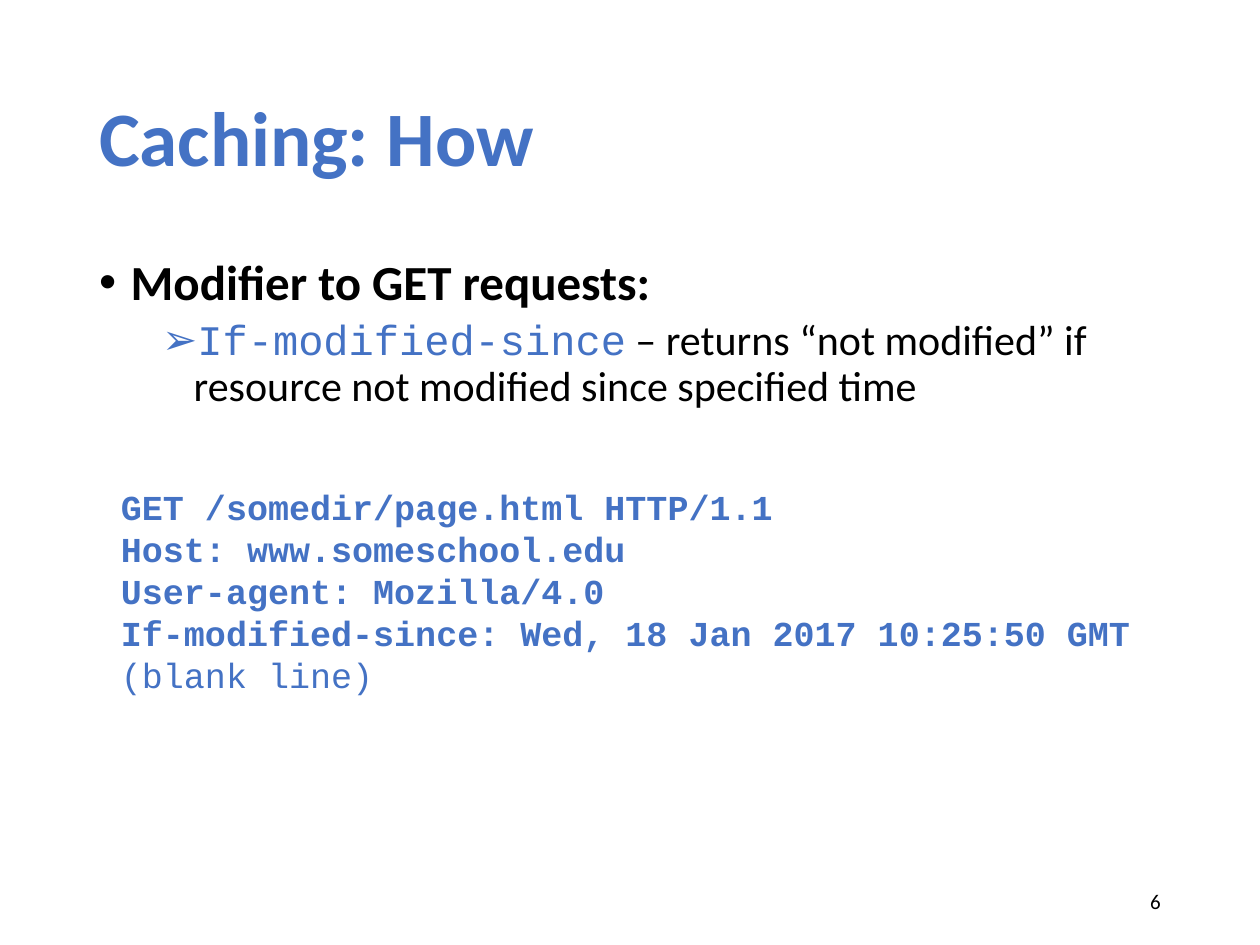
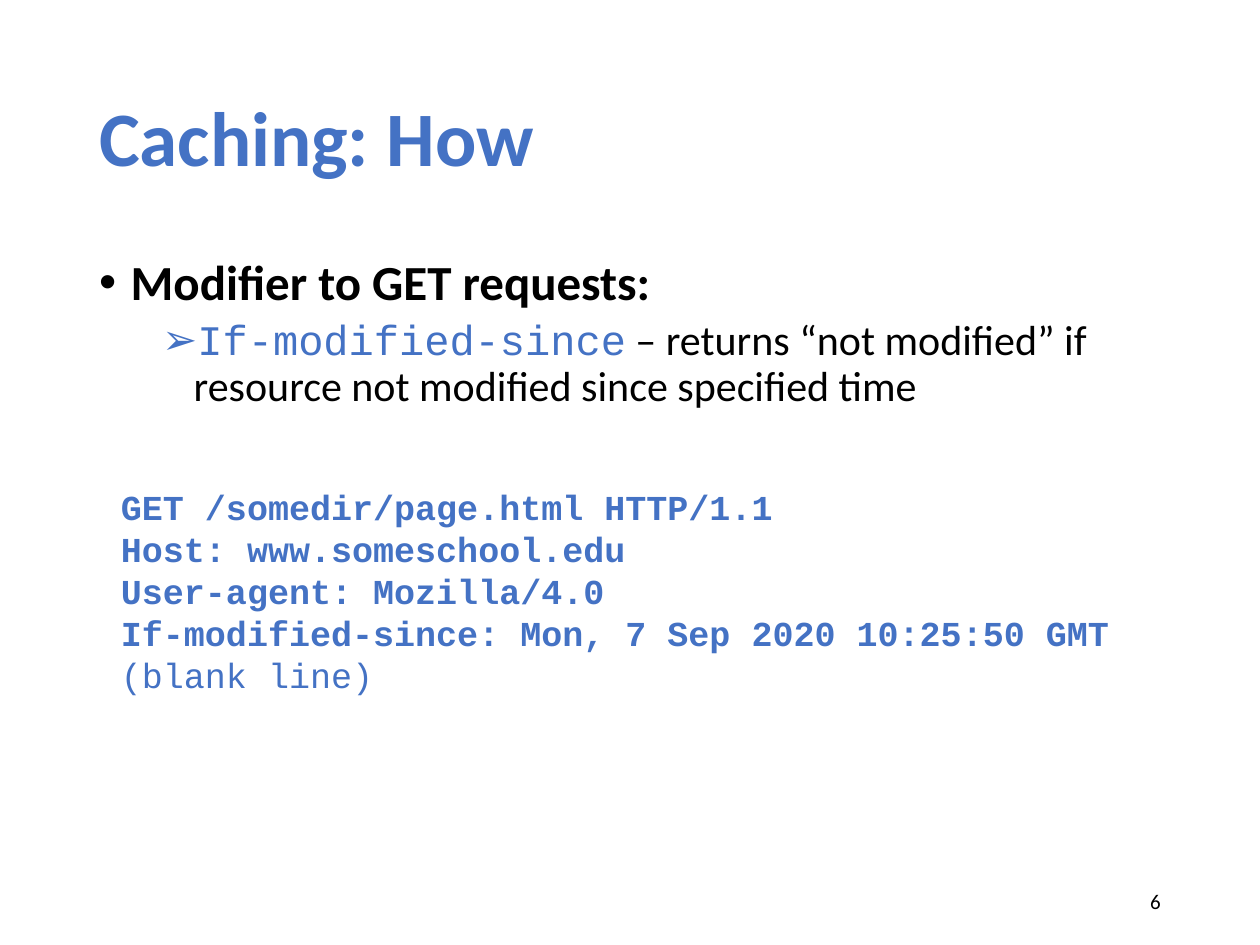
Before and after one commit to xinjin/course-net, a slide deck: slide 6 of slides/lec05_cdn.pptx. Drawn at 1260x945 pixels with LibreOffice and Linux fonts; fonts in the diff are those of the drawing. Boxes give left, top, right and bottom in pixels: in the first picture for what was removed or moved away, otherwise in the second. Text is boxed around its words. In the diff, an @@ line names an element or a change of style, - is before the commit and + after.

```diff
--- a/slides/lec05_cdn.pptx
+++ b/slides/lec05_cdn.pptx
@@ text at <box>121,621,1109,654</box>: text changed @@
-If-modified-since: Wed, 18 Jan 2017 10:25:50 GMT
+If-modified-since: Mon, 7 Sep 2020 10:25:50 GMT
```
Also in this commit, not shown: 10 other slides changed, 1 slide added, 1 other file.
